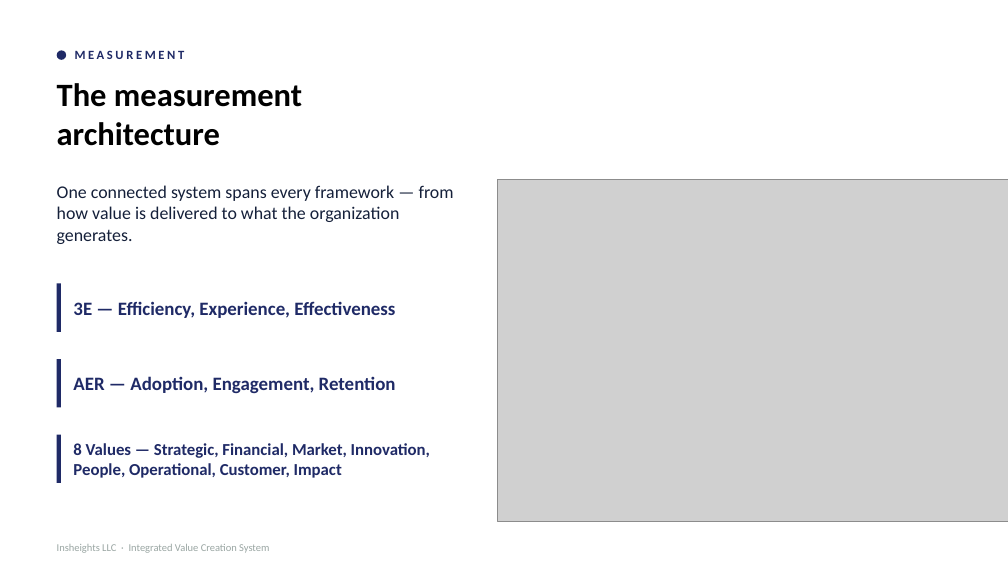
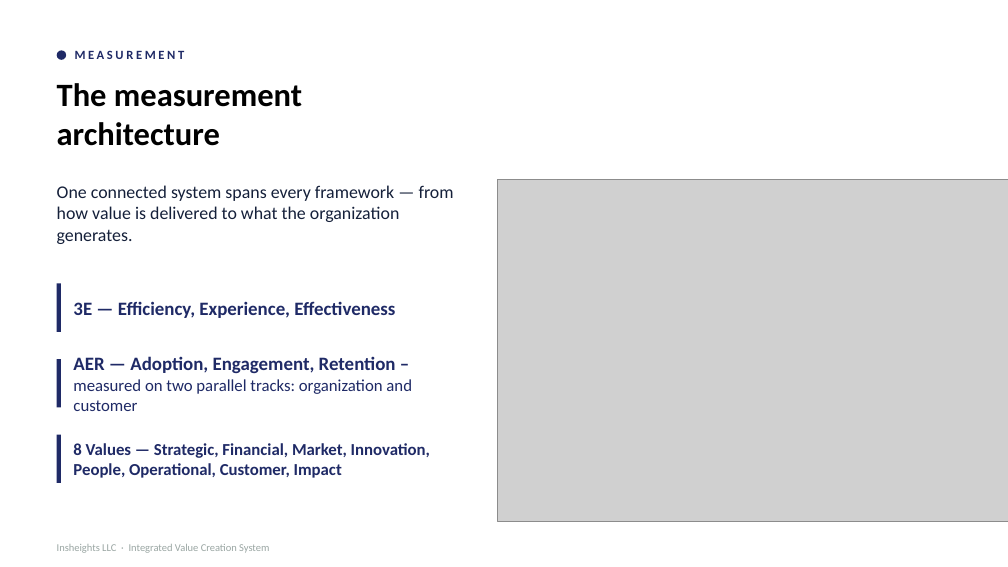
Before and after one commit to Insheights/in-frameworks, a slide deck: slide 11 of insheights-ivcs.pptx. Drawn at 1008x567 pixels with LibreOffice and Linux fonts; fonts in the diff are those of the drawing; grey boxes stand for pictures. Boxes give left, top, right and bottom in pixels: in the first picture for what was removed or moved away, otherwise in the second. Text is boxed around its words. In the diff, an @@ line names an element or a change of style, - is before the commit and + after.

```diff
--- a/insheights-ivcs.pptx
+++ b/insheights-ivcs.pptx
@@ text at (x1=73, y1=356, x2=412, y2=411): text changed; size 18 to 16 pt; bold off @@
-AER — Adoption, Engagement, Retention
+AER — Adoption, Engagement, Retention – measured on two parallel tracks: organization and customer
```
Also in this commit, not shown: 2 other slides changed.
